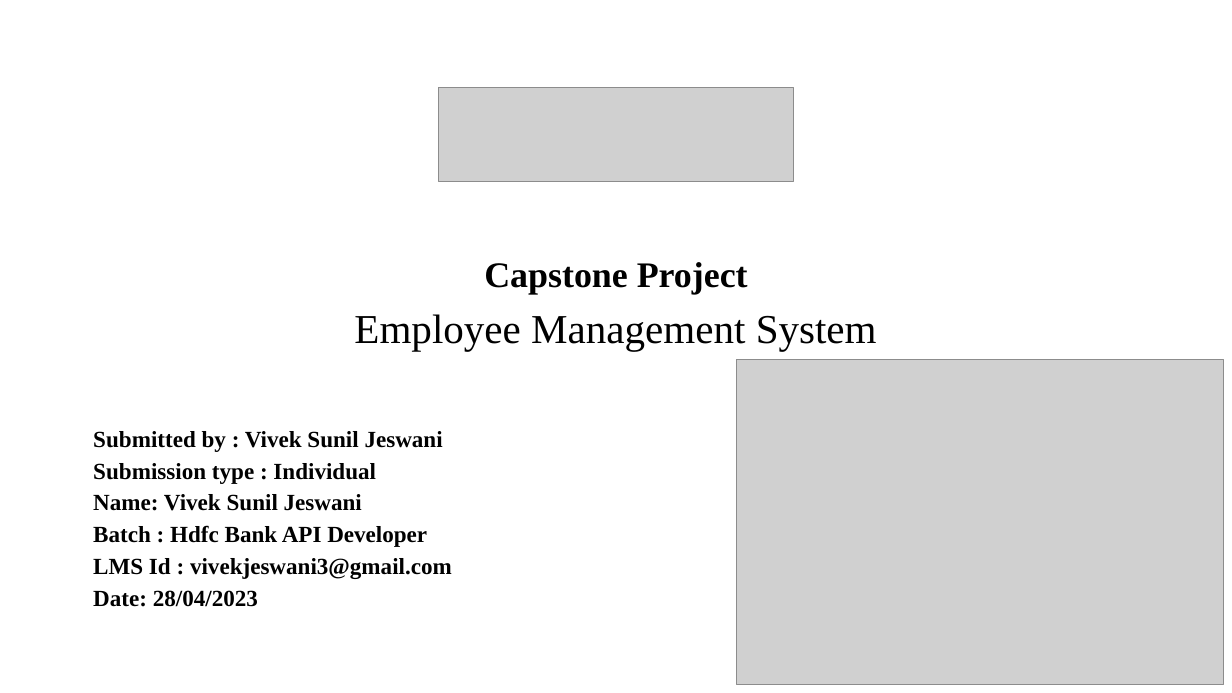
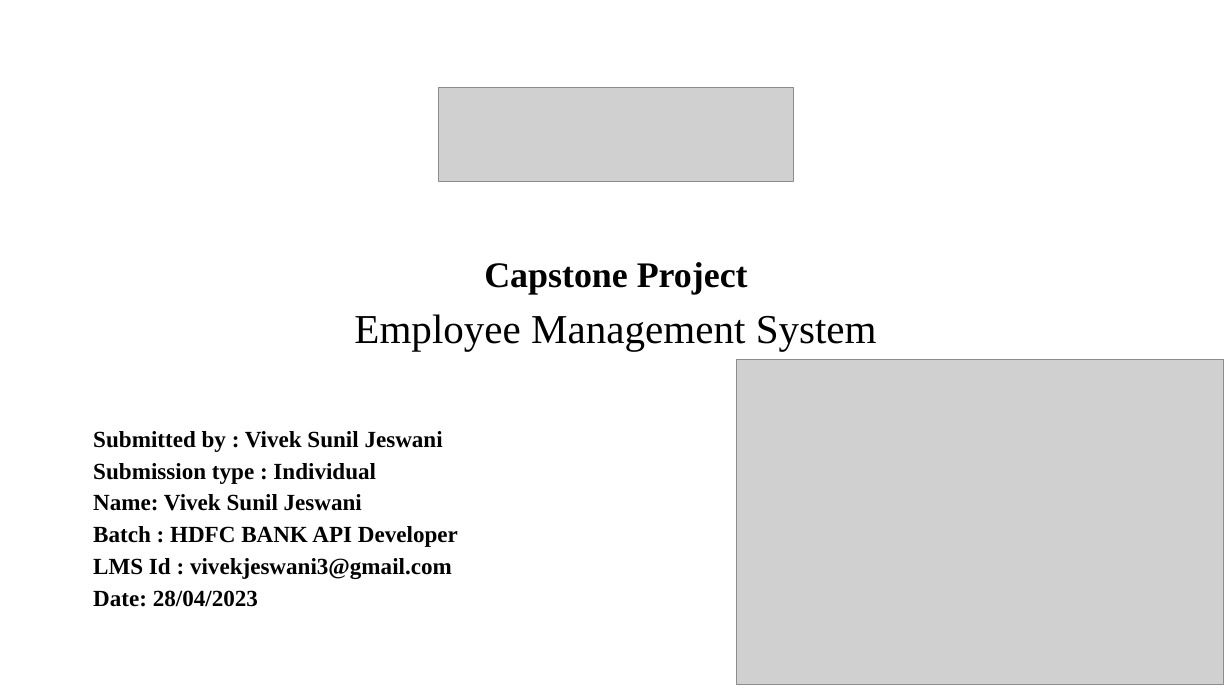
Before and after one commit to vivekjeswani/HDFCBK_CAPSTONE_PROJECT, a slide deck: slide 1 of Capstone_PPT_VivekJeswani.pptx. Drawn at 1232x693 pixels with LibreOffice and Linux fonts; fonts in the diff are those of the drawing; grey boxes stand for pictures; background and template pictures are left out. Boxes give left, top, right and bottom in pixels: in the first picture for what was removed or moved away, otherwise in the second. Text is boxed around its words. In the diff, an @@ line names an element or a change of style, - is before the commit and + after.

```diff
--- a/Capstone_PPT_VivekJeswani.pptx
+++ b/Capstone_PPT_VivekJeswani.pptx
@@ text at [93,526,458,547]: text changed @@
-Batch : Hdfc Bank API Developer
+Batch : HDFC BANK API Developer
```
Also in this commit, not shown: 4 other slides changed, 2 slides added, 20 other files.
